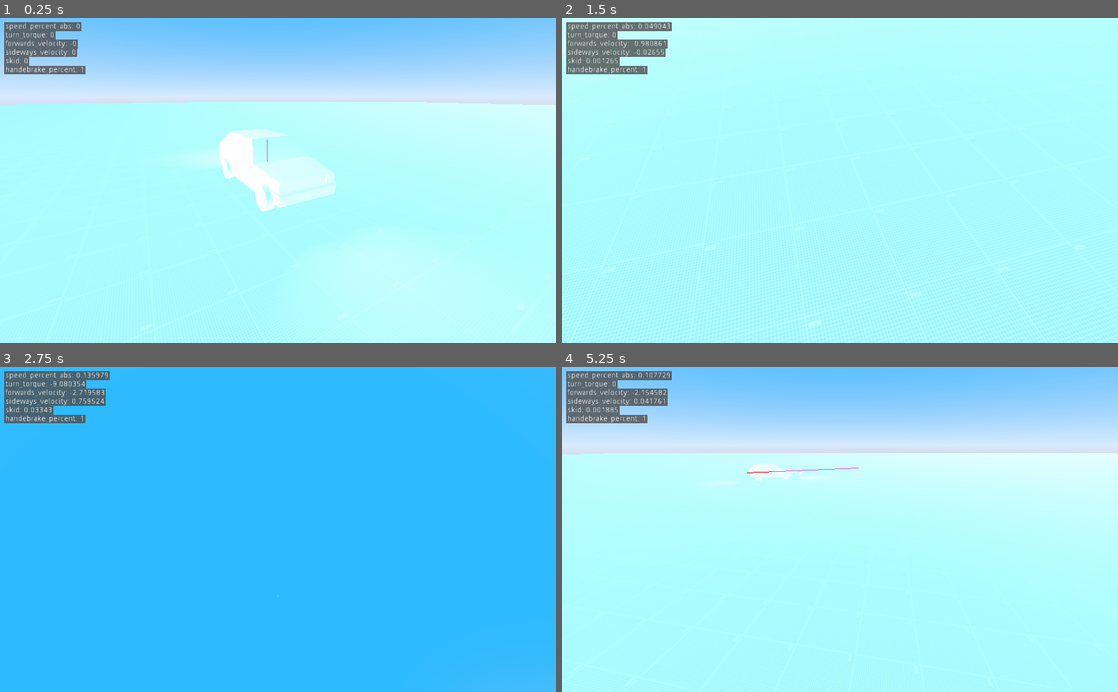
Above: before the commit, frames 1-4 (two rows, left to right).
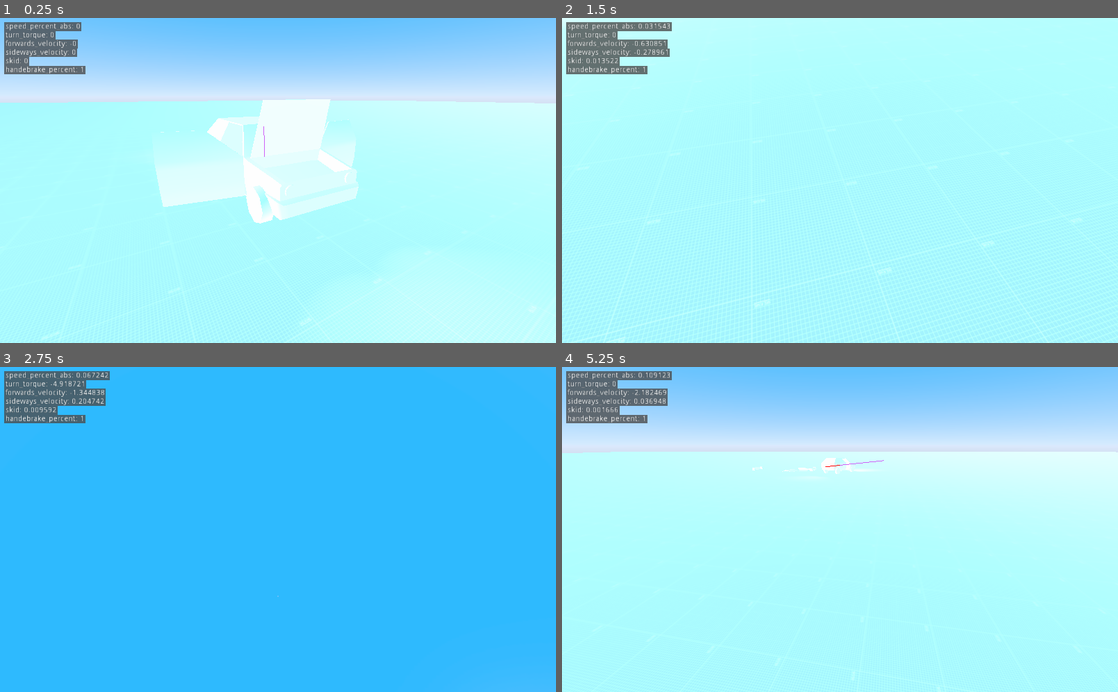
Above: after the commit, the same moments.

Repository: anthonyec/201212_godot_car_physics
Game: Godot game, scene res://scenes/debug_simple_car.tscn
Same seed, same stepped clock (60 frames per second), same inputs: the game is played once before the commit and once after it.
Inputs (mouse positions are in pixels of both pictures, inside the frame that each line leads up to):
- Up to frame 1 (0.25 s): no input
- Up to frame 2 (1.5 s): tap Enter (ui_accept) at 0.5, 0.77 s; move the mouse to (962, 164) at 0.52 s; hold D (move_right) 0.53-1.28 s; hold Right mouse button (camera_aim) 0.53-1.28 s; click (962, 164) at 0.67 s; move the mouse to (728, 196) at 1.27 s; hold S (brake) from 1.28 s (still down); tap Shift (camera_slow_mod) at 1.35 s
- Up to frame 3 (2.75 s): tap Enter (ui_accept) at 1.52 s; move the mouse to (333, 458) at 2.02 s; release S (brake) at 2.03 s; hold D (move_right) from 2.03 s (still down); hold Right mouse button (camera_aim) from 2.03 s (still down)
- Up to frame 4 (5.25 s): move the mouse to (812, 594) at 2.77 s; release D (move_right) at 2.78 s; release Right mouse button (camera_aim) at 2.78 s; hold W (accelerate) 2.78-3.53 s; tap Shift (camera_slow_mod) at 2.85, 4.35 s; click (812, 594) at 2.92 s; tap Enter (ui_accept) at 3.02, 3.77, 4.52 s; move the mouse to (1006, 578) at 3.52 s; hold Right mouse button (camera_aim) 3.53-4.28 s; hold A (move_left) 3.53-5.03 s; move the mouse to (673, 480) at 4.27 s; move the mouse to (867, 529) at 5.02 s; hold S (brake) from 5.03 s (still down); hold Right mouse button (camera_aim) from 5.03 s (still down); click (867, 529) at 5.17 s

The runs differ from the first frame. In frame 1, 7.3% of the frame differs, in the area x 0-100%, y 25-100%; in frame 2, 0.3%; in frame 3, 0.2%; in frame 4, 1.0%.

Commit message:
Hinge

Diff:
--- a/entities/dynamic_body/dynamic_body.gd
+++ b/entities/dynamic_body/dynamic_body.gd
@@ -17,10 +17,10 @@
 	create_headlights()
 	create_breaklights()
 
-#	open_door("DoorFrontLeft")
-#	open_door("DoorFrontRight")
+	open_door("DoorFrontLeft")
+	open_door("DoorFrontRight")
 
-#	open_hood()
+	open_hood()
 
 	pass
 
@@ -37,6 +37,14 @@
 	var old_parent = child.get_parent()
 	old_parent.remove_child(child)
 	new_parent.add_child(child)
+
+# https://godotengine.org/qa/45609/how-do-you-rotate-spatial-node-around-axis-given-point-space
+func rotate_around(obj, point, axis, angle):
+	var rot = angle + obj.rotation.y
+	var tStart = point
+	obj.global_translate (-tStart)
+	obj.transform = obj.transform.rotated(axis, -rot)
+	obj.global_translate (tStart)
 
 func detatch_part(name: String) -> RigidBody:
 	var part: MeshInstance = model.get_node(name)
@@ -72,17 +80,15 @@
 
 func open_hood():
 	var hood: MeshInstance = model.get_node("Hood")
-	hood.rotation_degrees.x = 90
+	rotate_around(hood, model.get_node("$_HINGE_Hood").translation, Vector3.RIGHT, deg2rad(-80))
 
 func open_door(name: String):
 	var door: MeshInstance = model.get_node(name)
 
-	print(name.find("Right"))
-
 	if name.find("Right") != -1:
-		door.rotation_degrees.y = 90
+		rotate_around(door, model.get_node("$_HINGE_" + name).translation, Vector3.UP, deg2rad(-80))
 	else:
-		door.rotation_degrees.y = -90
+		rotate_around(door, model.get_node("$_HINGE_" + name).translation, Vector3.UP, deg2rad(80))
 
 func create_light_at_node_location(selector: String, new_name: String, settings: Dictionary):
 	var node_position = model.get_node(selector)
--- a/scenes/debug_simple_car.tscn
+++ b/scenes/debug_simple_car.tscn
@@ -28,7 +28,7 @@
 script = ExtResource( 2 )
 
 [node name="DebugCamera" type="Camera" parent="."]
-transform = Transform( -0.866025, -0.17101, 0.469847, 0, 0.939693, 0.34202, -0.5, 0.296198, -0.813798, 2.74081, 2.43944, -5.29944 )
+transform = Transform( -0.866025, -0.17101, 0.469847, 0, 0.939693, 0.34202, -0.5, 0.296198, -0.813798, 2.08302, 1.96061, -4.16012 )
 current = true
 size = 26.5
 script = ExtResource( 1 )
Not shown: 1 places in scenes/debug_simple_car.tscn that only renumber resources
